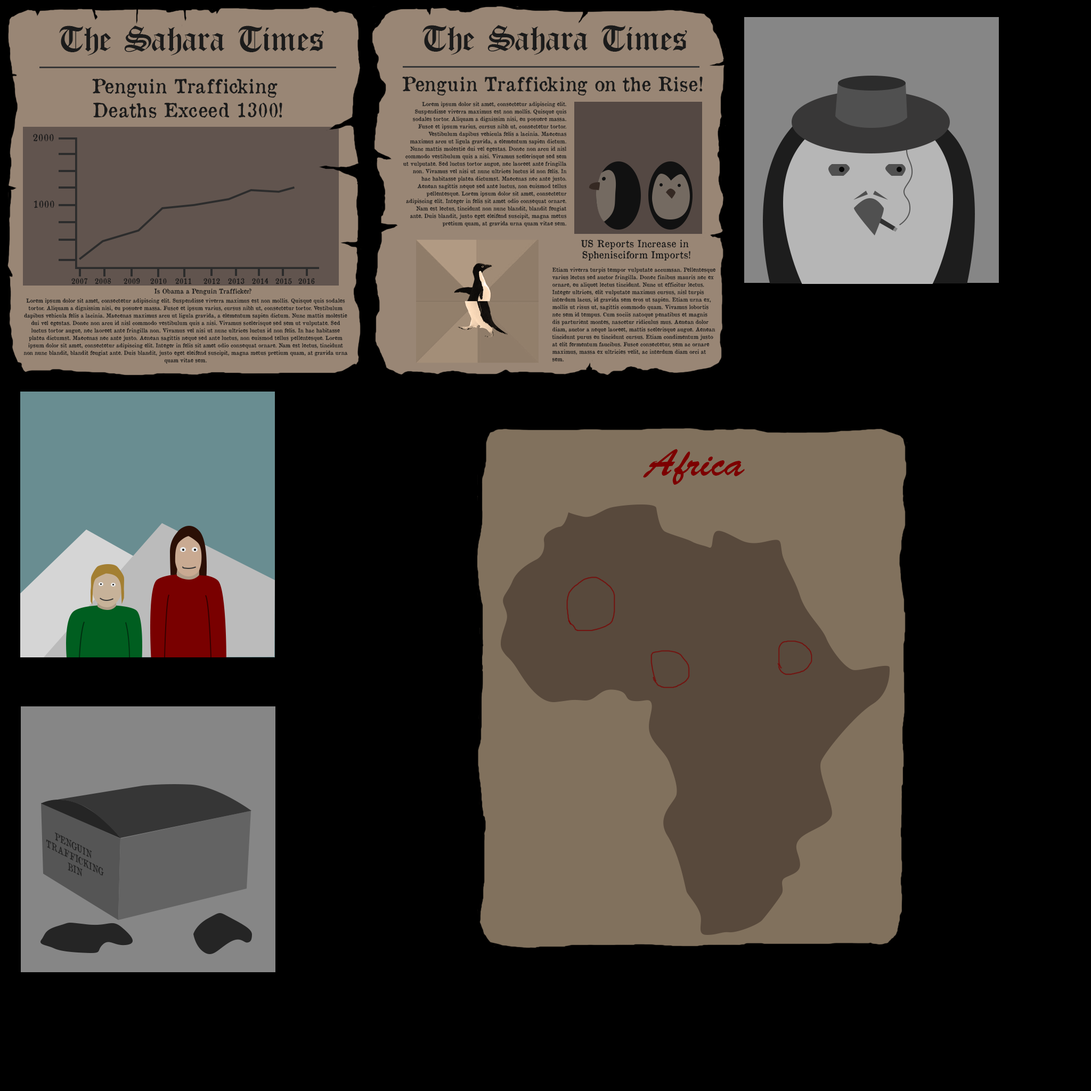
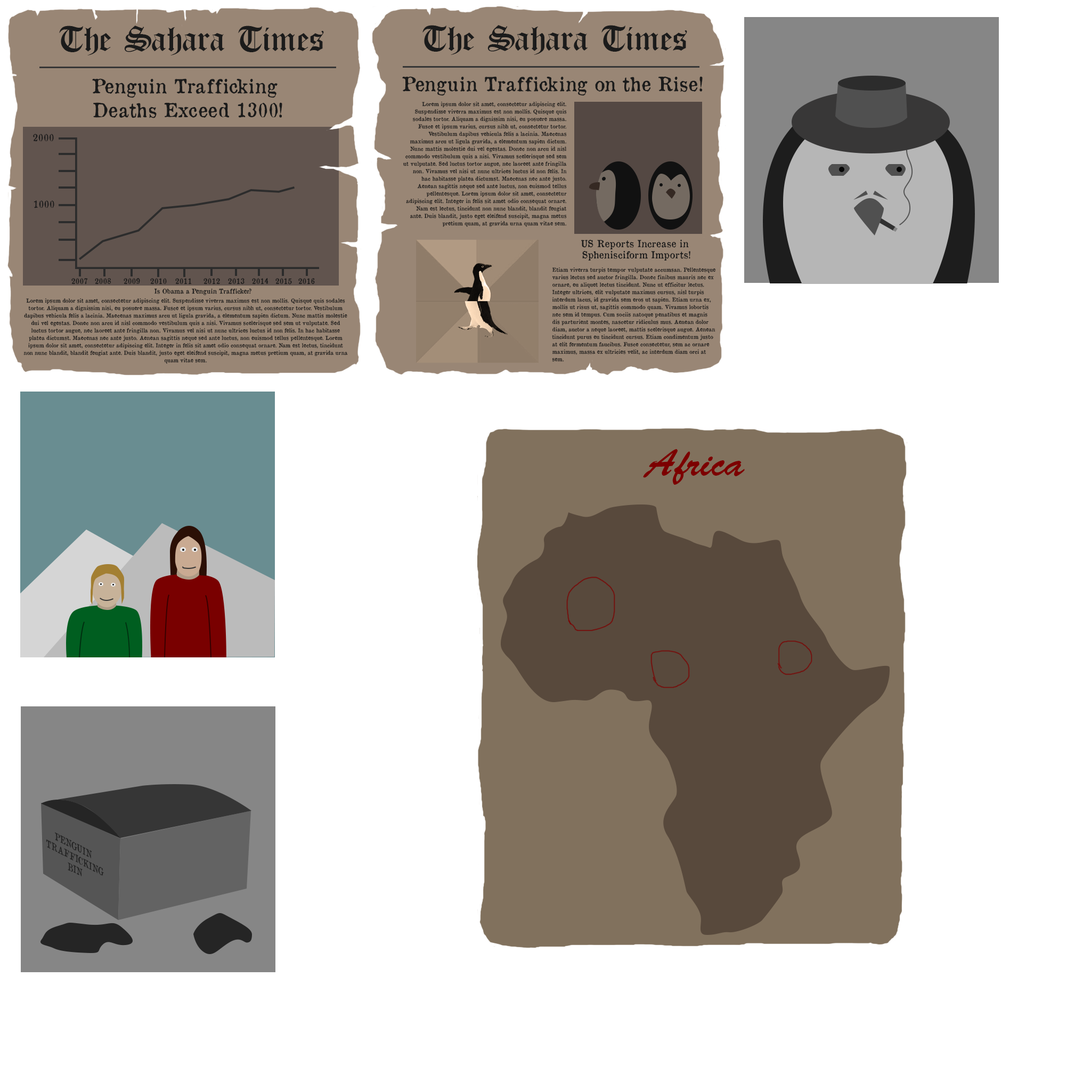
Layered file, before and after one edit (1091px x 1091px). Changes by layer:
hid "Background" (4th of 4) over [0, 0, 1091, 1091]
